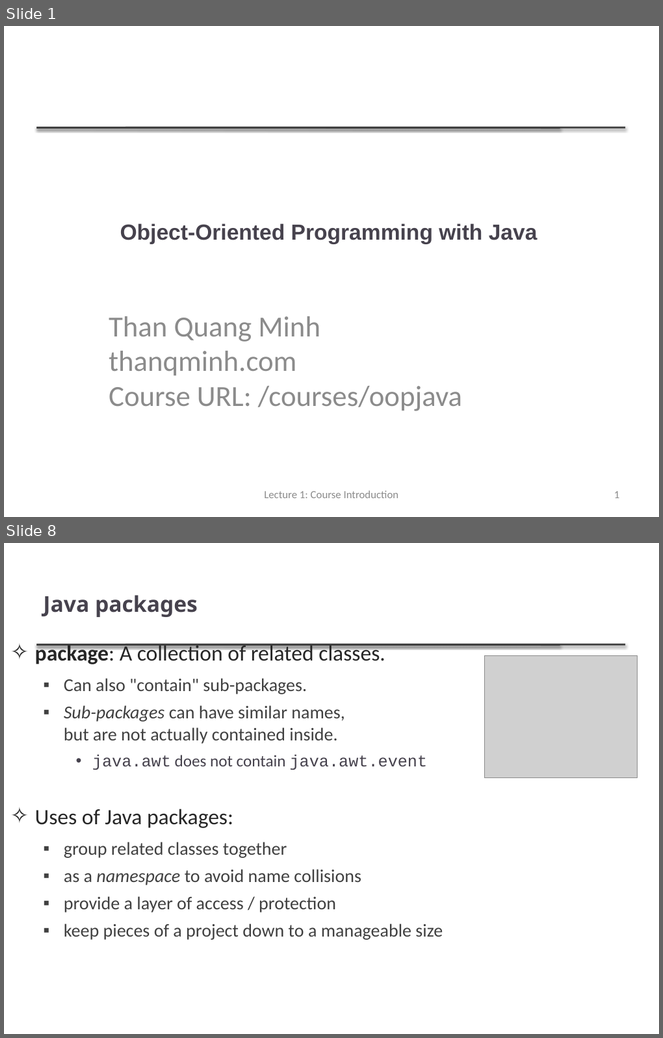
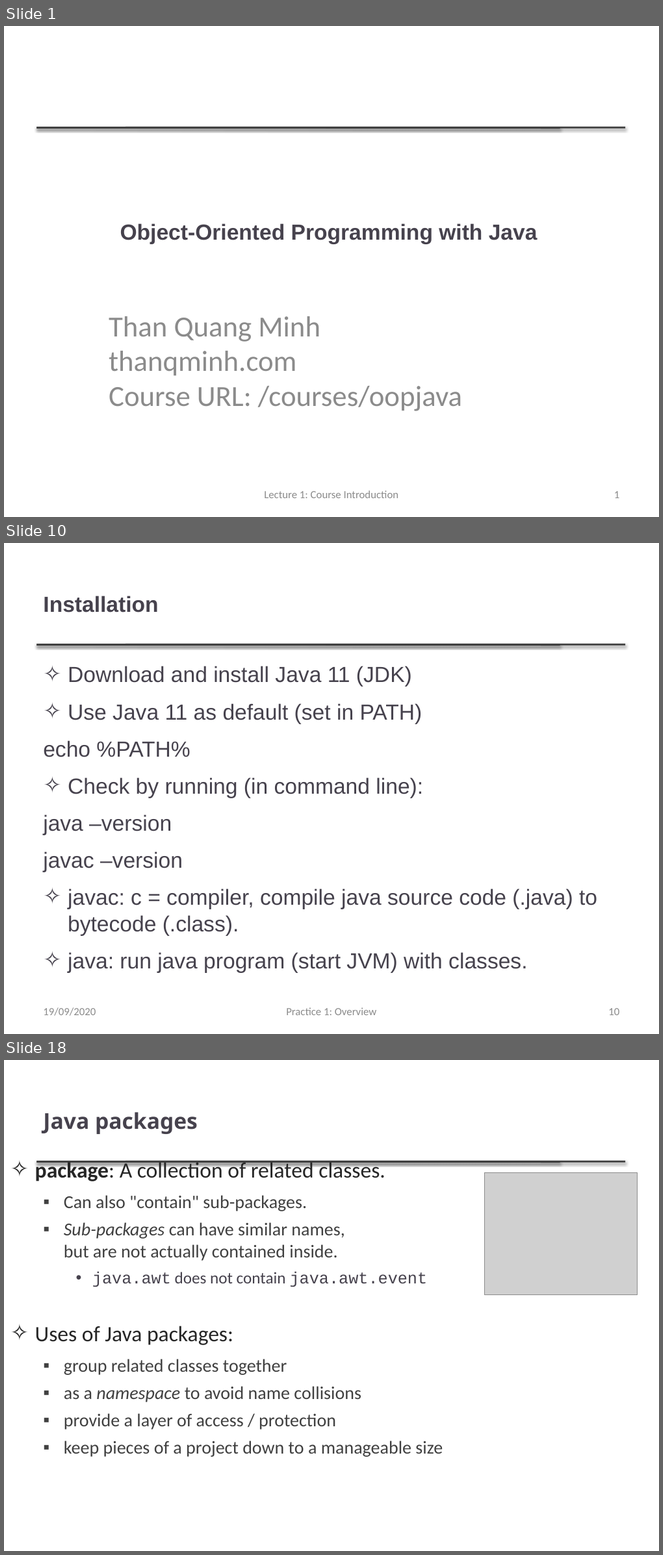
Before and after one commit to thanqminh/thanqminh.github.io, a slide deck: courses/oopjava/lecture1.pptx. Shown one above the other, each under a label of ours: slides 1 and 8 before the commit, slides 1, 10 and 18 after it; the slides between them are not shown. The pictures are 663x1038 and 663x1555 pixels, drawn with LibreOffice and Linux fonts; fonts in the diff are those of the drawing; grey boxes stand for pictures. Boxes give left, top, right and bottom in pixels: in the first picture for what was removed or moved away, otherwise in the second. Text is boxed around its words. In the diff, an @@ line names an element or a change of style, - is before the commit and + after.

```diff
--- a/courses/oopjava/lecture1.pptx
+++ b/courses/oopjava/lecture1.pptx
@@ slide 10 added at (4,543,659,1034), background #FFFFFF; not listed: 2 template elements that a slide beside it also shows @@
@@ title added at (43,596,158,613), 24 pt, text #46424D, bold @@
+Installation
@@ text added at (43,666,597,973), 24 pt, text #46424D @@
+✧ Download and install Java 11 (JDK)
+✧ Use Java 11 as default (set in PATH)
+echo %PATH%
+✧ Check by running (in command line):
+java –version
+javac –version
+✧ javac: c = compiler, compile java source code (.java) to bytecode (.class).
+✧ java: run java program (start JVM) with classes.
@@ text added at (43,1008,96,1016), 12 pt, text #8C8C8C @@
+19/09/2020
@@ text added at (286,1008,377,1016), 12 pt, text #8C8C8C @@
+Practice 1: Overview
@@ page number added at (608,1008,620,1016), 12 pt, text #8C8C8C @@
+10
@@ what was slide 8 is now slide 18 @@
```
Also in this commit, not shown: 6 slides changed, 10 other slides added, 9 slides removed, 20 other files.
